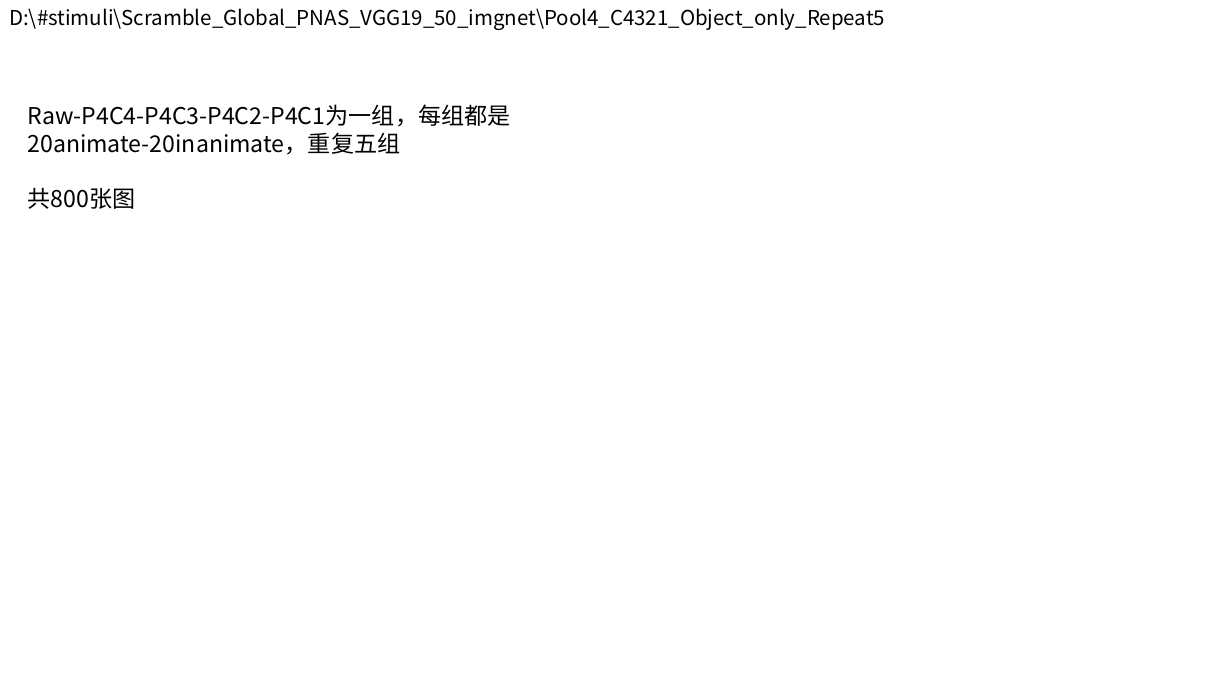
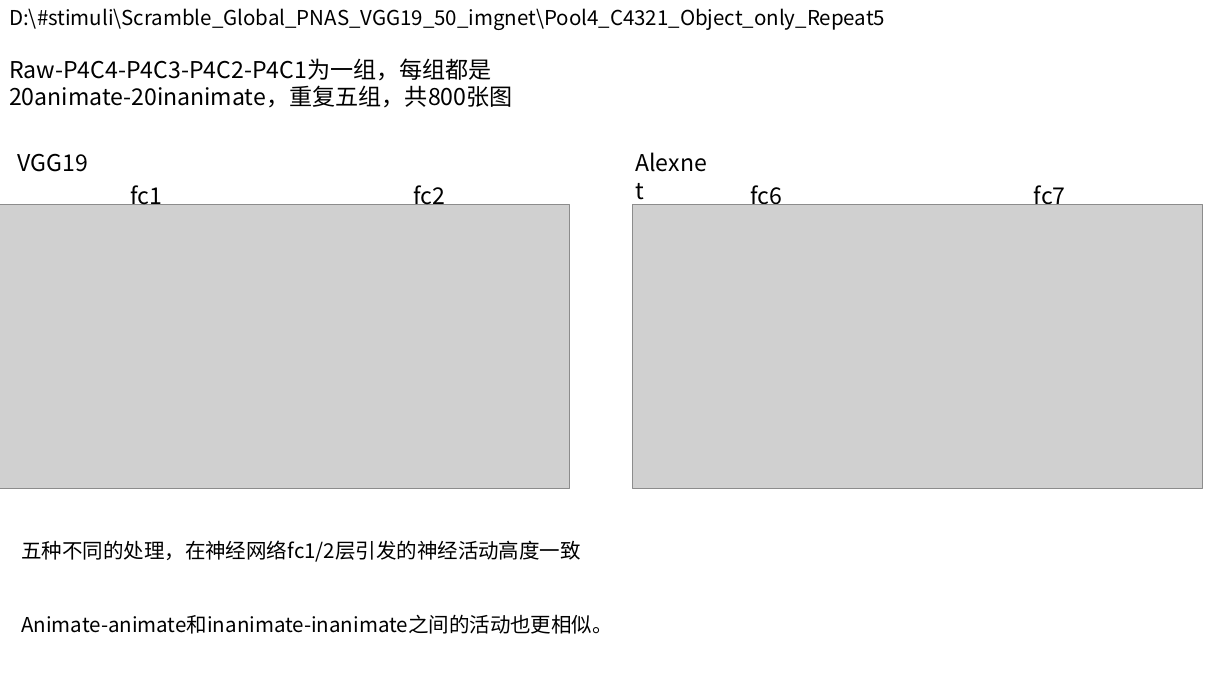
Before and after one commit to adolescent/ZR_Blab_Base, a slide deck: slide 6 of _Projects/250812_VGG19_Synthesizer/合成刺激集.pptx. Drawn at 1232x693 pixels with LibreOffice and Linux fonts; fonts in the diff are those of the drawing; grey boxes stand for pictures. Boxes give left, top, right and bottom in pixels: in the first picture for what was removed or moved away, otherwise in the second. Text is boxed around its words. In the diff, an @@ line names an element or a change of style, - is before the commit and + after.

```diff
--- a/_Projects/250812_VGG19_Synthesizer/合成刺激集.pptx
+++ b/_Projects/250812_VGG19_Synthesizer/合成刺激集.pptx
@@ text at (x1=9, y1=58, x2=513, y2=108): text changed @@
-Raw-P4C4-P4C3-P4C2-P4C1为一组，每组都是20animate-20inanimate，重复五组
-共800张图
+Raw-P4C4-P4C3-P4C2-P4C1为一组，每组都是20animate-20inanimate，重复五组，共800张图
@@ text added at (x1=627, y1=144, x2=720, y2=181), 18 pt, text #000000 @@
+Alexnet
@@ text added at (x1=17, y1=153, x2=87, y2=172), 18 pt, text #000000 @@
+VGG19
@@ picture added at (x1=0, y1=204, x2=570, y2=488) @@
@@ text added at (x1=130, y1=185, x2=162, y2=209), 18 pt, text #000000 @@
+fc1
@@ text added at (x1=414, y1=185, x2=446, y2=209), 18 pt, text #000000 @@
+fc2
@@ picture added at (x1=633, y1=204, x2=1203, y2=488) @@
@@ text added at (x1=750, y1=185, x2=782, y2=209), 18 pt, text #000000 @@
+fc6
@@ text added at (x1=1034, y1=185, x2=1066, y2=209), 18 pt, text #000000 @@
+fc7
@@ text added at (x1=21, y1=540, x2=612, y2=634), 16 pt, text #000000 @@
+五种不同的处理，在神经网络fc1/2层引发的神经活动高度一致
+Animate-animate和inanimate-inanimate之间的活动也更相似。
```
Also in this commit, not shown: 1 slide added, 2 slides removed, 29 other files.
